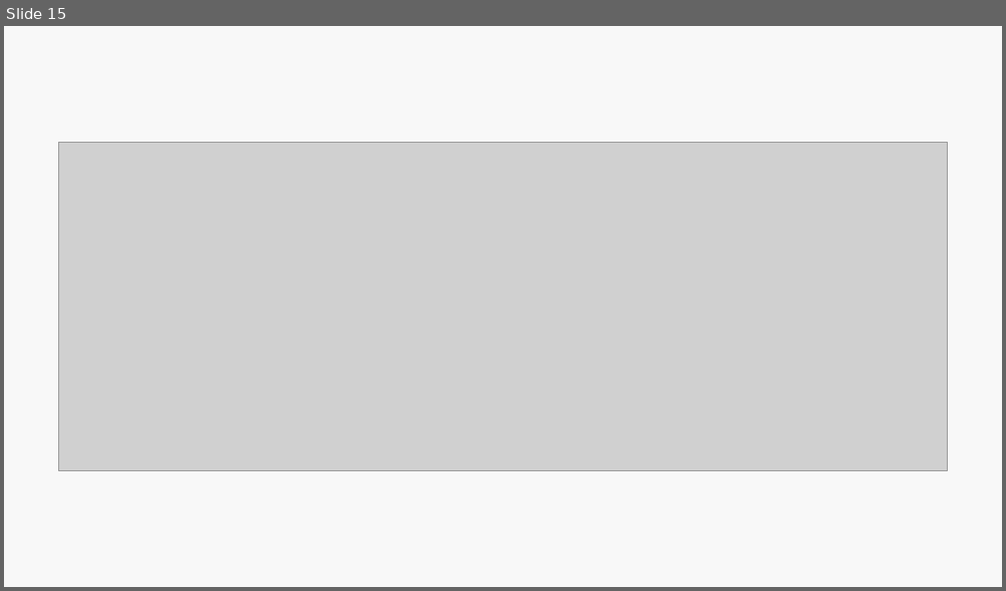
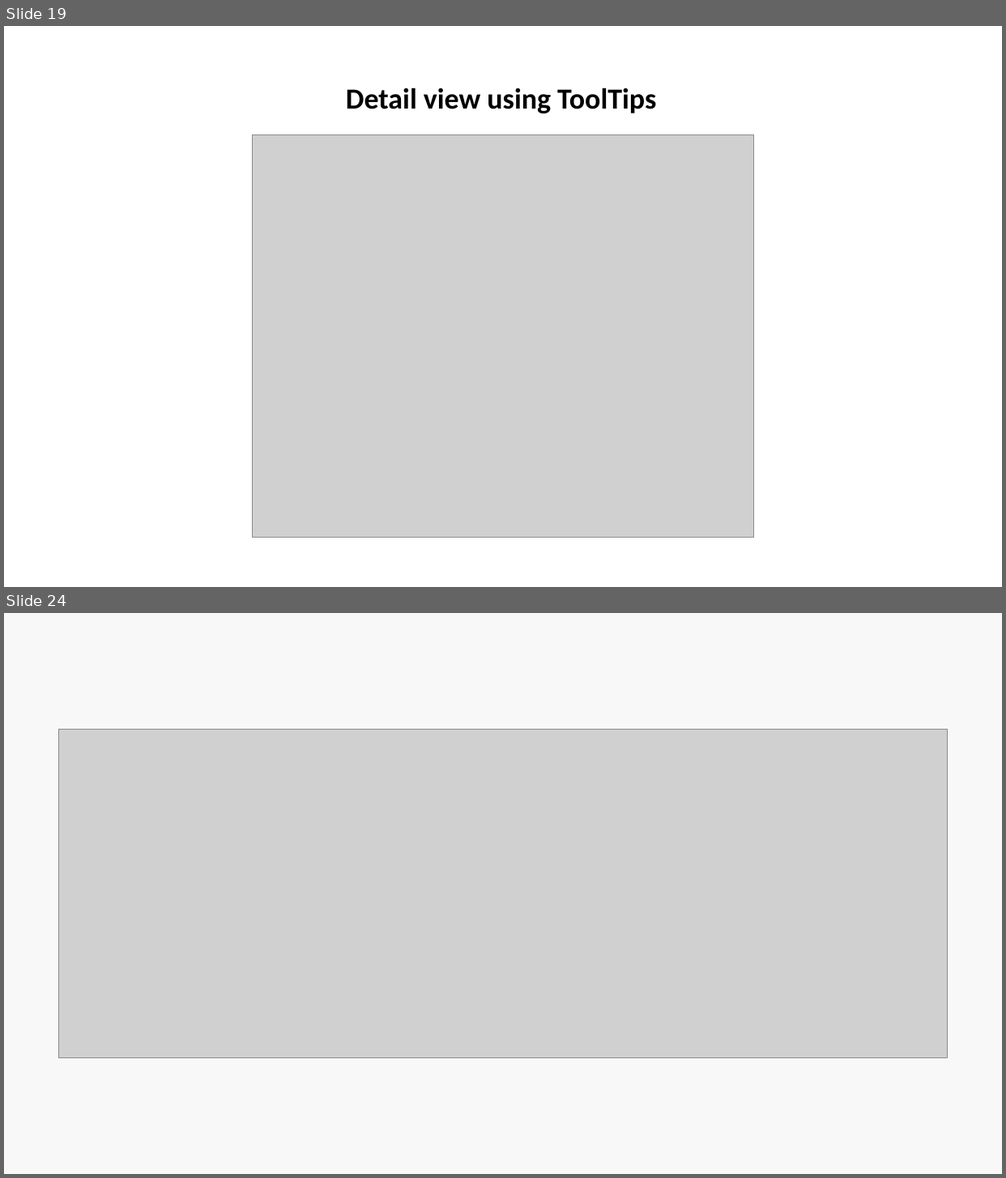
Before and after one commit to KeshavRuhela/infosysSpringboard5.0, a slide deck: ppt/project status 1.pptx. Shown one above the other, each under a label of ours: slide 15 before the commit, slides 19 and 24 after it; the slides between them are not shown. The pictures are 1006x591 and 1006x1178 pixels, drawn with LibreOffice and Linux fonts; fonts in the diff are those of the drawing; grey boxes stand for pictures. Boxes give left, top, right and bottom in pixels: in the first picture for what was removed or moved away, otherwise in the second. Text is boxed around its words. In the diff, an @@ line names an element or a change of style, - is before the commit and + after.

```diff
--- a/ppt/project status 1.pptx
+++ b/ppt/project status 1.pptx
@@ slide 19 added at bbox=[4, 26, 1002, 587], background #FFFFFF @@
@@ text added at bbox=[346, 88, 656, 113], 28 pt, text #000000, bold @@
+Detail view using ToolTips
@@ picture added at bbox=[252, 135, 754, 538] @@
@@ what was slide 15 is now slide 24 @@
```
Also in this commit, not shown: 12 other slides added, 5 slides removed.
